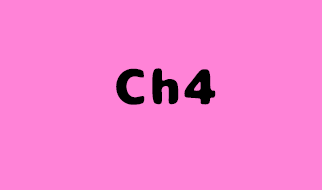
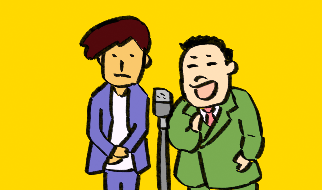
Layers edited between the first and the second 322 × 190 image:
removed layer "Ch4" over [116, 68, 216, 105]
added group "Ch2" with 7 layers above "背景" over [0, 0, 322, 190]
added layer "レイヤー 18" (1st of 2, in "Ch2") in group "Ch2" over [152, 87, 175, 190]
added layer "レイヤー 19" (1st of 2, in "Ch2") in group "Ch2" over [79, 15, 153, 190]
added layer "レイヤー 17" (1st of 2, in "Ch2") in group "Ch2" over [164, 35, 266, 190]
added layer "レイヤー 16" in group "Ch2" over [0, 0, 322, 190]
